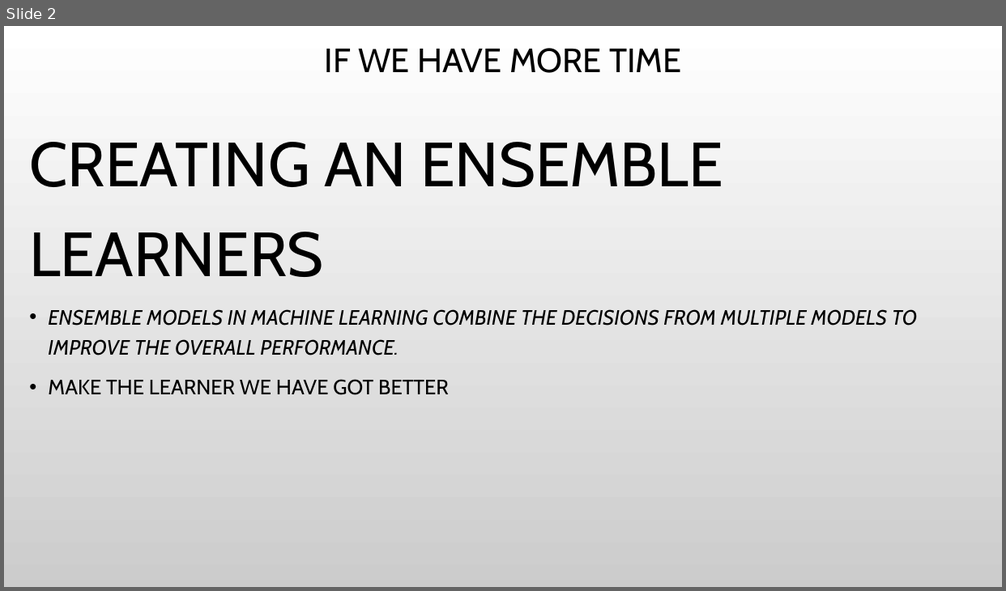
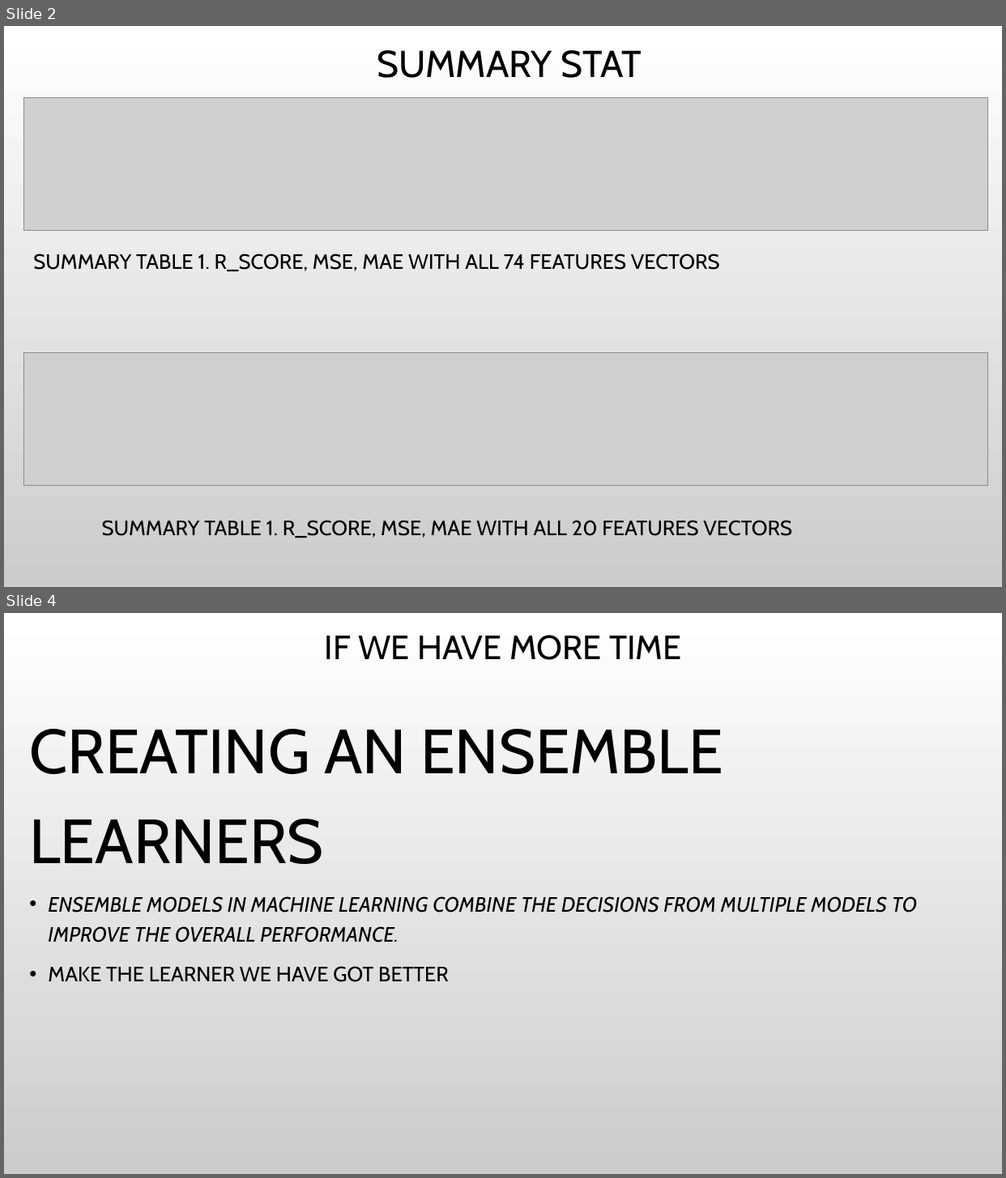
Before and after one commit to Anuujints/FinalUCBX, a slide deck: flu_indicator/data/resources/Presentation1.pptx. Shown one above the other, each under a label of ours: slide 2 before the commit, slides 2 and 4 after it; the slides between them are not shown. The pictures are 1006x591 and 1006x1178 pixels, drawn with LibreOffice and Linux fonts; fonts in the diff are those of the drawing; grey boxes stand for pictures; background and template pictures are left out. Boxes give left, top, right and bottom in pixels: in the first picture for what was removed or moved away, otherwise in the second. Text is boxed around its words. In the diff, an @@ line names an element or a change of style, - is before the commit and + after.

```diff
--- a/flu_indicator/data/resources/Presentation1.pptx
+++ b/flu_indicator/data/resources/Presentation1.pptx
@@ slide 2 added at bbox=[4, 26, 1002, 587], background picture (left out) @@
@@ title added at bbox=[377, 50, 642, 78], 36 pt, text #000000 @@
+SUMMARY STAT
@@ picture added at bbox=[24, 98, 988, 230] @@
@@ text added at bbox=[33, 254, 720, 271], 20 pt, text #000000 @@
+SUMMARY TABLE 1. R_SCORE, MSE, MAE WITH ALL 74 FEATURES VECTORS
@@ picture added at bbox=[24, 353, 988, 485] @@
@@ text added at bbox=[102, 520, 792, 538], 20 pt, text #000000 @@
+SUMMARY TABLE 1. R_SCORE, MSE, MAE WITH ALL 20 FEATURES VECTORS
@@ what was slide 2 is now slide 4 @@
```
Also in this commit, not shown: 1 slide changed, 1 other slide added, 17 other files.
